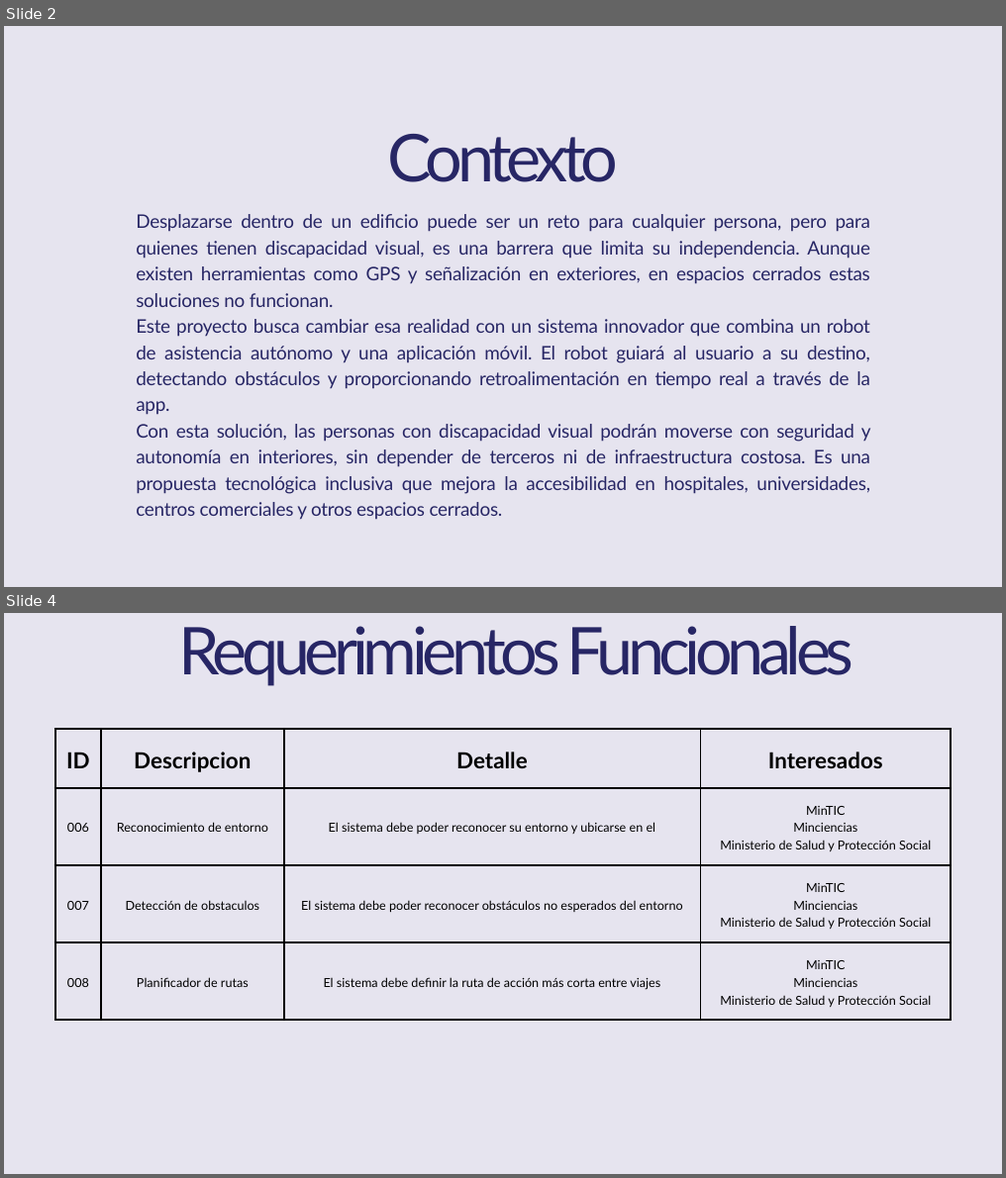
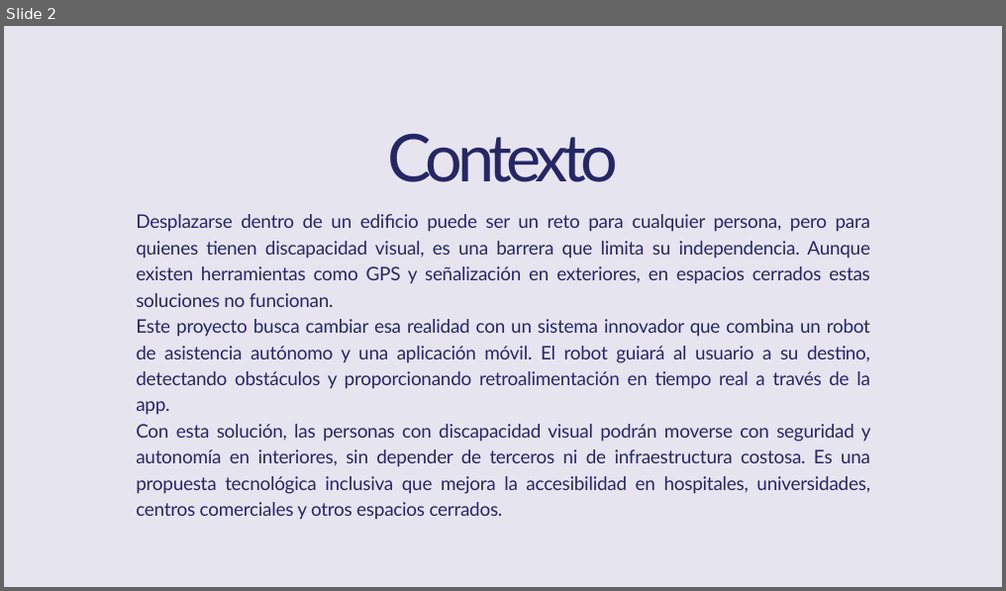
Before and after one commit to Jucer74/SoftwareArchitecture, a slide deck: Project/Context/HorusPath.context.pptx. Shown one above the other, each under a label of ours: slides 2 and 4 before the commit, slide 2 after it; the slides between them are not shown. The pictures are 1006x1178 and 1006x591 pixels, drawn with LibreOffice and Linux fonts; fonts in the diff are those of the drawing. Boxes give left, top, right and bottom in pixels: in the first picture for what was removed or moved away, otherwise in the second. Text is boxed around its words. In the diff, an @@ line names an element or a change of style, - is before the commit and + after.

```diff
--- a/Project/Context/HorusPath.context.pptx
+++ b/Project/Context/HorusPath.context.pptx
@@ slide 4 removed at (4,613,1002,1174), background #E6E4EF @@
@@ text removed at (179,626,854,686) @@
-Requerimientos Funcionales
@@ table removed at (54,729,950,1020), 4 rows, 4 columns @@
-ID | Descripcion | Detalle | Interesados
-006 | Reconocimiento de entorno | El sistema debe poder reconocer su entorno y ubicarse en el | MinTIC / Minciencias / Ministerio de Salud y Protección Social
-007 | Detección de obstaculos | El sistema debe poder reconocer obstáculos no esperados del entorno | MinTIC / Minciencias / Ministerio de Salud y Protección Social
-008 | Planificador de rutas | El sistema debe definir la ruta de acción más corta entre viajes | MinTIC / Minciencias / Ministerio de Salud y Protección Social
```
Also in this commit, not shown: 1 slide changed, 5 slides added.
